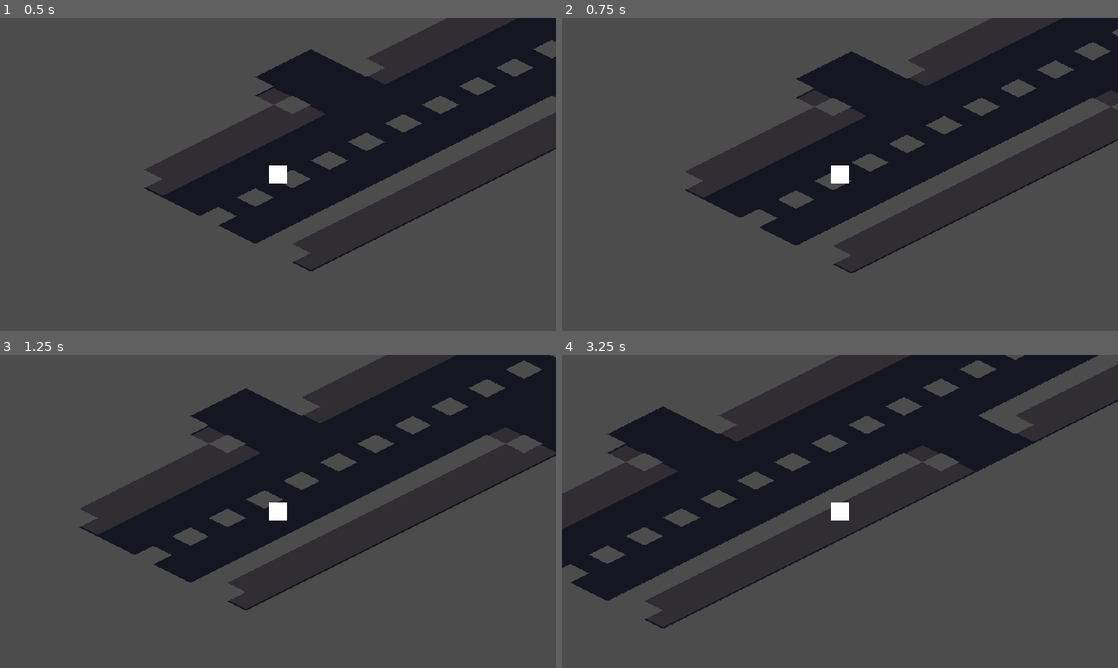
Above: before the commit, frames 1-4 (two rows, left to right).
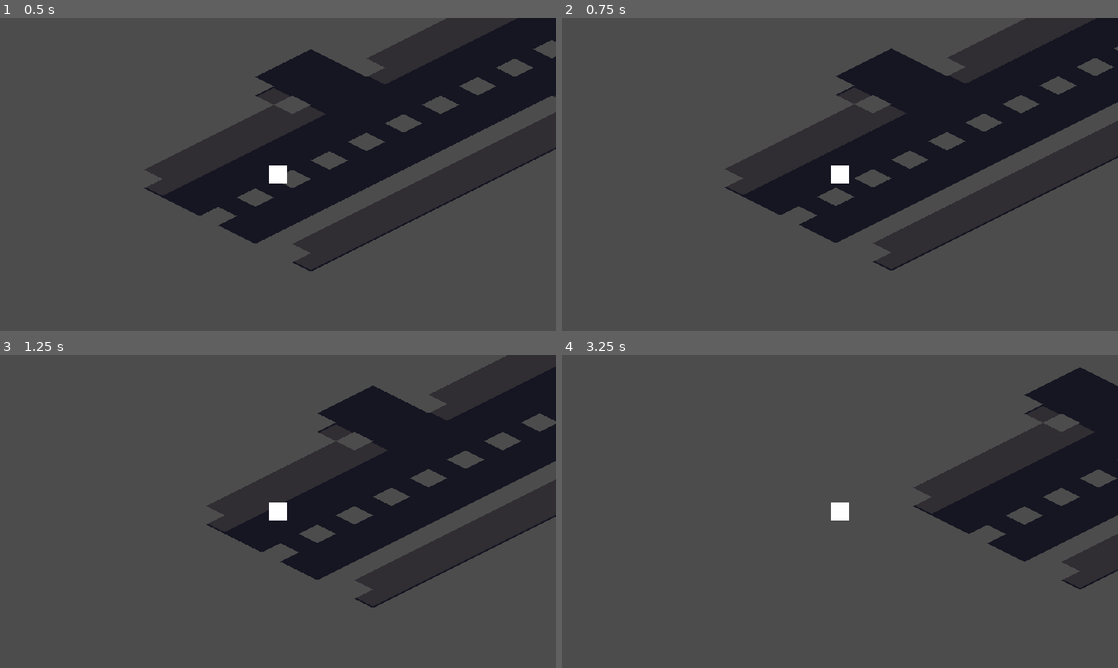
Above: after the commit, the same moments.

Repository: Merliin42/Ludum-Dare-46
Game: Godot game, scene res://Scenes/ProvisoryMain.tscn
Same seed, same stepped clock (60 frames per second), same inputs: the game is played once before the commit and once after it.
Inputs:
- Up to frame 1 (0.5 s): no input
- Up to frame 2 (0.75 s): tap Enter (ui_accept) at 0.5, 0.6 s; hold D (ui_right) from 0.53 s (still down)
- Up to frame 3 (1.25 s): keep holding D (ui_right); tap Enter (ui_accept) at 0.77, 1.07 s
- Up to frame 4 (3.25 s): release D (ui_right) at 1.28 s; hold S (speed_down) 1.28-2.03 s; tap Enter (ui_accept) at 1.35, 1.52, 1.82, 2.1, 2.85, 3.02 s; hold D (ui_right) from 2.03 s (still down)

Frame 1 is identical in both runs. In frame 2, 21% of the frame differs, in the area x 22-100%, y 0-82%; in frame 3, 33%; in frame 4, 48%, in the area x 0-100%, y 0-88%.

Commit message:
Character can go back

Diff:
--- a/Scripts/Character.gd
+++ b/Scripts/Character.gd
@@ -1,6 +1,8 @@
 extends KinematicBody2D
 
 var speed = 3
+var direction = 1
+var return_possible = true
 
 func _process(delta):
 	var displacment = Vector2(3, -1.5)
@@ -15,6 +17,11 @@
 		displacment.x -= Input.get_action_strength("speed_down")*100
 		displacment.y += Input.get_action_strength("speed_down")*50
 
+	if Input.is_action_just_pressed("ui_accept") and return_possible:
+		direction = -direction
+		return_possible = false
+
+	displacment *= direction
 	move_and_slide(displacment)
 
 
